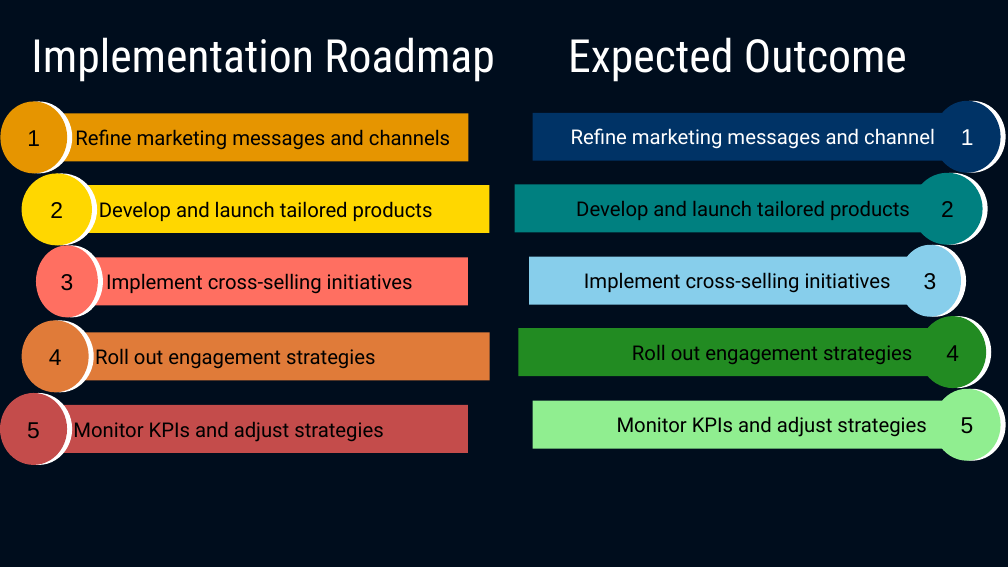
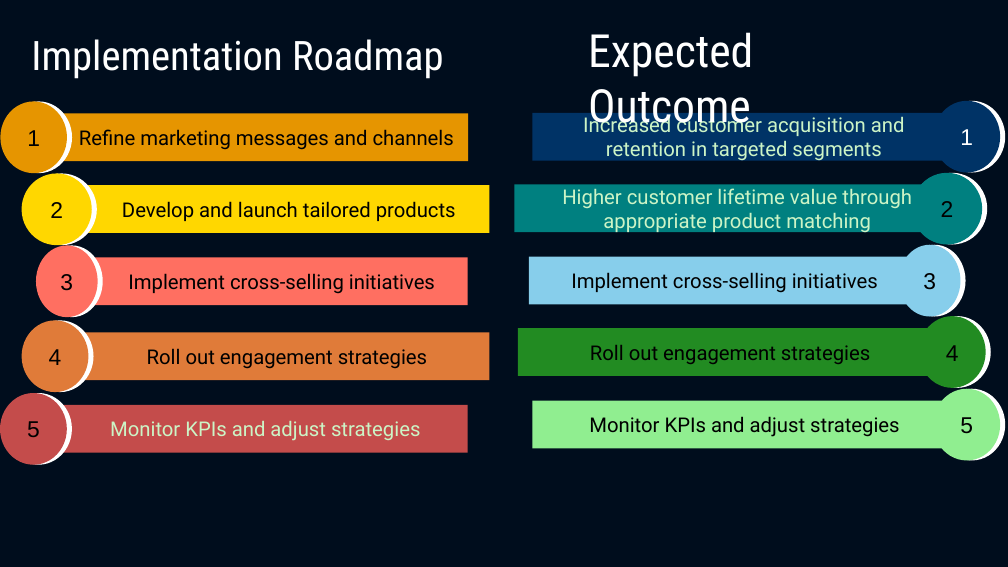
Before and after one commit to Santhosh-Analytics/Insurance_Analytics_Prediction, a slide deck: slide 9 of Data_Driven_Insights.pptx. Drawn at 1008x567 pixels with LibreOffice and Linux fonts; fonts in the diff are those of the drawing. Boxes give left, top, right and bottom in pixels: in the first picture for what was removed or moved away, otherwise in the second. Text is boxed around its words. In the diff, an @@ line names an element or a change of style, - is before the commit and + after.

```diff
--- a/Data_Driven_Insights.pptx
+++ b/Data_Driven_Insights.pptx
@@ title at (31, 39, 444, 79): text changed; size 36 to 32 pt @@
-Implementation Roadmap Expected Outcome
+Implementation Roadmap
@@ text added at (588, 32, 753, 132), 36 pt, text #FFFFFF @@
+Expected Outcome
@@ text in rounded rectangle at (583, 113, 905, 163): text changed; text colour #FFFFFF to #CCF4C6 @@
-Refine marketing messages and channels
+Increased customer acquisition and retention in targeted segments
@@ text in rounded rectangle at (562, 188, 912, 234): text changed; text colour #000000 to #CCF4C6 @@
-Develop and launch tailored products
+Higher customer lifetime value through appropriate product matching
@@ alignment left to centre in 4 elements at (45, 113, 468, 161), (44, 185, 490, 232), (76, 258, 468, 306), (65, 333, 489, 381) @@
@@ rounded rectangle "Monitor KPIs and adjust strategies" at (43, 405, 467, 453): text colour #000000 to #CCF4C6; alignment left to centre @@
@@ alignment right to centre in 3 elements at (519, 328, 943, 376), (529, 257, 921, 305), (532, 401, 957, 448) @@
```
Also in this commit, not shown: 4 other slides changed, 3 slides added, 3 slides removed, 15 other files.
